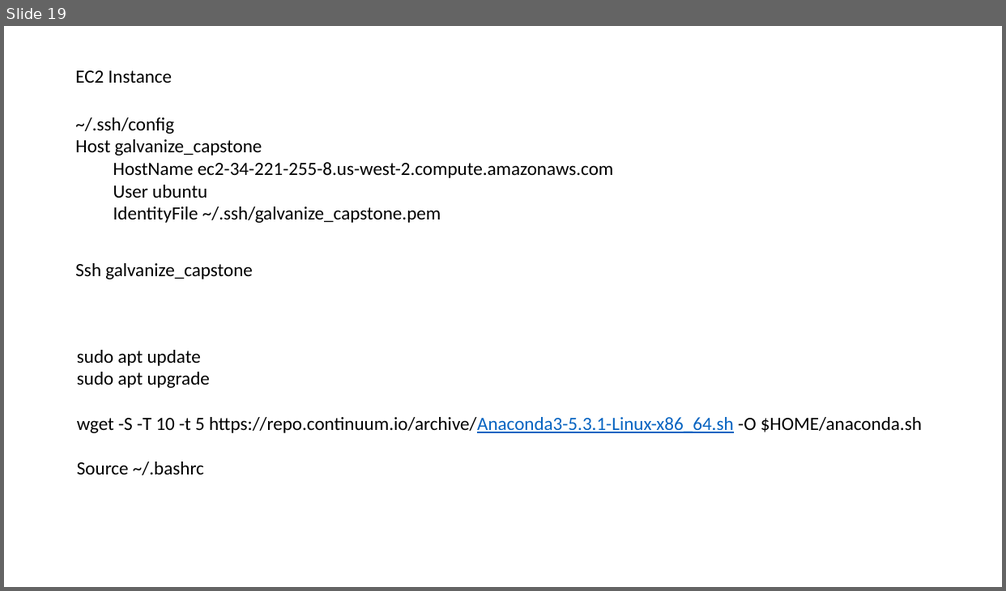
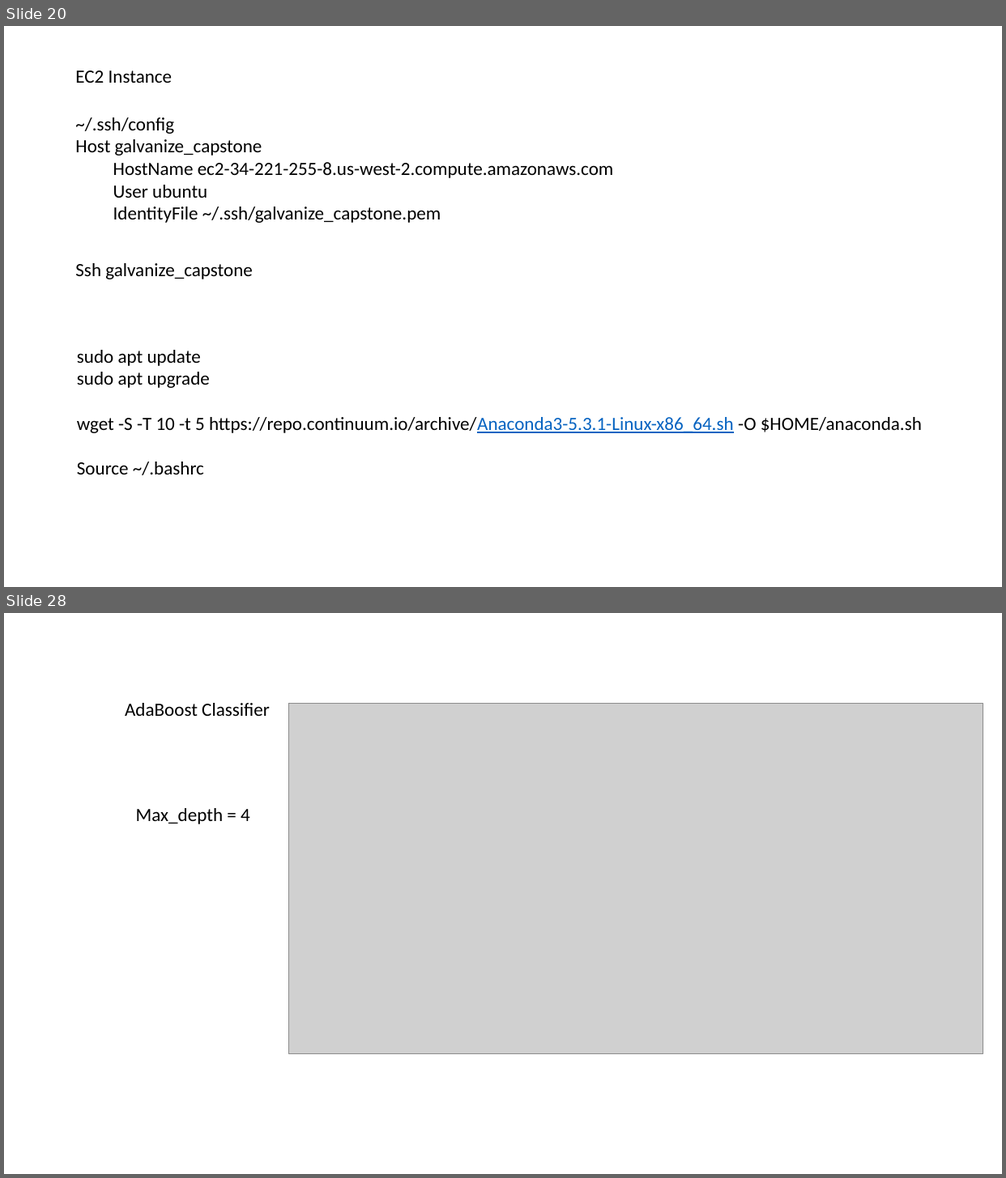
Before and after one commit to BruceZu/galvanize_capstone, a slide deck: Galvanize Capstone Process.pptx. Shown one above the other, each under a label of ours: slide 19 before the commit, slides 20 and 28 after it; the slides between them are not shown. The pictures are 1006x591 and 1006x1178 pixels, drawn with LibreOffice and Linux fonts; fonts in the diff are those of the drawing; grey boxes stand for pictures. Boxes give left, top, right and bottom in pixels: in the first picture for what was removed or moved away, otherwise in the second. Text is boxed around its words. In the diff, an @@ line names an element or a change of style, - is before the commit and + after.

```diff
--- a/Galvanize Capstone Process.pptx
+++ b/Galvanize Capstone Process.pptx
@@ slide 28 added at box(4, 613, 1002, 1174), background #FFFFFF @@
@@ text added at box(125, 703, 270, 716), 18 pt, text #000000 @@
+AdaBoost Classifier
@@ picture added at box(289, 704, 983, 1054) @@
@@ text added at box(136, 808, 250, 824), 18 pt, text #000000 @@
+Max_depth = 4
@@ what was slide 19 is now slide 20 @@
```
Also in this commit, not shown: 11 other slides added, 1 slide removed.
